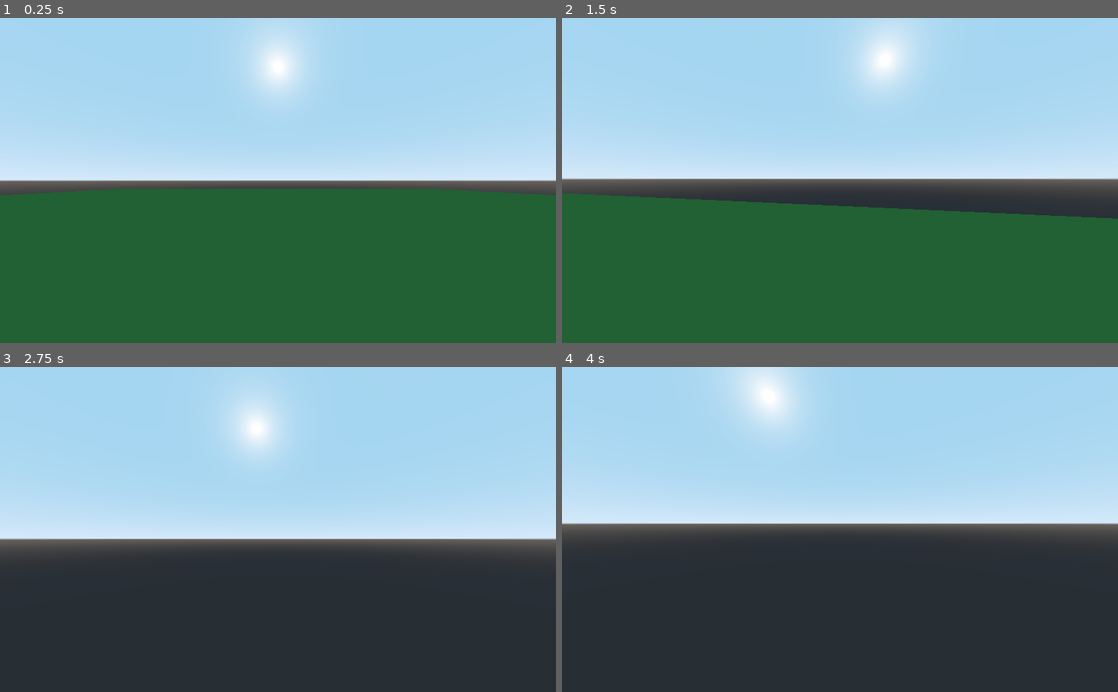
Above: before the commit, frames 1-4 (two rows, left to right).
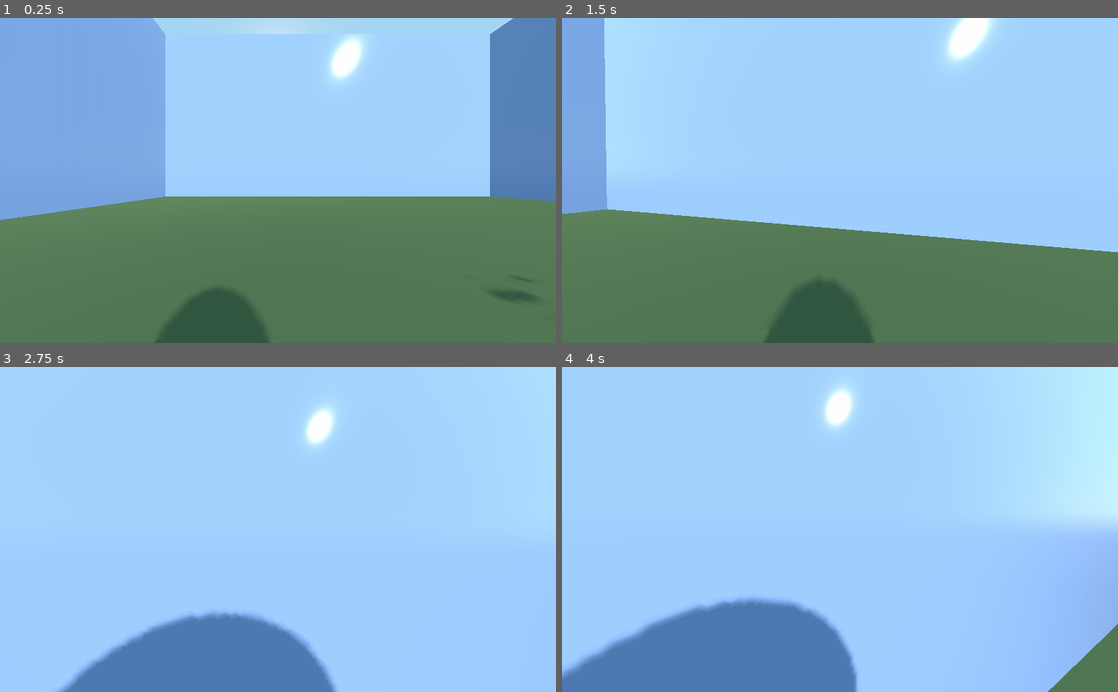
Above: after the commit, the same moments.

Repository: pattlebass/3D-procedural-generation
Game: Godot game, scene res://game.tscn
The game is run twice, just before and just after one commit, with the same random seed, the same clock (stepped at 60 frames per second) and the same inputs.
Inputs (mouse positions are in pixels of both pictures, inside the frame that each line leads up to):
- Up to frame 1 (0.25 s): no input
- Up to frame 2 (1.5 s): tap Enter at 0.5 s; move the mouse to (867, 180) at 0.52 s; hold Shift (run) 0.53-1.28 s; hold W (forward) from 0.53 s (still down); move the mouse to (812, 180) at 1.27 s; tap Shift (run) at 1.35 s
- Up to frame 3 (2.75 s): keep holding W (forward); move the mouse to (289, 523) at 2.02 s; hold Shift (run) from 2.03 s (still down)
- Up to frame 4 (4 s): keep holding W (forward); tap Space (up) at 2.75 s; move the mouse to (834, 536) at 2.77 s; release Shift (run) at 2.78 s; tap Shift (run) at 2.85 s; tap Enter at 3.5 s; move the mouse to (878, 532) at 3.52 s; hold Shift (run) from 3.53 s (still down)

The runs differ from the first frame. In frame 1, 75% of the frame differs, in the area x 0-100%, y 0-100%; in frame 2, 62%; in frame 3, 57%; in frame 4, 62%.

Commit message:
Add files

Diff:
--- a/Procedural generation/assets/player/player.gd
+++ b/Procedural generation/assets/player/player.gd
@@ -12,14 +12,14 @@
 const FLY_ACCEL = 4
 
 #walk
-var gravity = 9.8 * 1
+var gravity = 9.8 * 1.5
 const MAX_SPEED = 20
 const MAX_RUNNING_SPEED = 30
 const ACCEL = 4
 const DEACCEL = 8
 
 #jump
-const JUMP_HEIGHT = 5
+const JUMP_HEIGHT = 8
 
 func _ready():
 	Input.set_mouse_mode(Input.MOUSE_MODE_CAPTURED)
@@ -96,7 +96,8 @@
 	temp_velocity.y = 0
 
 	#apply gravity
-	velocity.y += gravity * get_physics_process_delta_time() * -1
+	if not is_on_floor():
+		velocity.y += gravity * get_physics_process_delta_time() * -1
 
 	var target = direction * speed
 
--- a/Procedural generation/assets/player/player.tscn
+++ b/Procedural generation/assets/player/player.tscn
@@ -13,6 +13,7 @@
 [node name="head" type="Spatial" parent="."]
 
 [node name="Camera" type="Camera" parent="head"]
+transform = Transform( 1, 0, 0, 0, 1, 0, 0, 0, 1, 0, 1.36499, 0 )
 current = true
 fov = 90.0
 far = 200.0
--- /dev/null
+++ b/Procedural generation/assets/shaders/dissolve.tres
@@ -0,0 +1,116 @@
+[gd_resource type="ShaderMaterial" load_steps=11 format=2]
+
+[ext_resource path="res://assets/shaders/new_noisetexture.tres" type="Texture" id=1]
+
+[sub_resource type="VisualShaderNodeInput" id=2]
+input_name = "uv"
+
+[sub_resource type="VisualShaderNodeTexture" id=3]
+texture = ExtResource( 1 )
+texture_type = 2
+
+[sub_resource type="VisualShaderNodeInput" id=4]
+input_name = "time"
+
+[sub_resource type="VisualShaderNodeScalarFunc" id=5]
+function = 0
+
+[sub_resource type="VisualShaderNodeScalarOp" id=6]
+default_input_values = [ 0, 0.0, 1, 2.0 ]
+operator = 3
+
+[sub_resource type="VisualShaderNodeScalarOp" id=7]
+default_input_values = [ 0, 0.0, 1, 0.5 ]
+
+[sub_resource type="VisualShaderNodeScalarOp" id=8]
+output_port_for_preview = 0
+operator = 1
+
+[sub_resource type="VisualShaderNodeScalarFunc" id=9]
+output_port_for_preview = 0
+function = 16
+
+[sub_resource type="VisualShader" id=10]
+code = "shader_type spatial;
+render_mode depth_draw_alpha_prepass, cull_disabled;
+
+uniform sampler2D tex_frg_3 : hint_normal;
+
+
+void vertex() {
+// Output:0
+
+}
+
+void fragment() {
+// Input:2
+	vec3 n_out2p0;
+	n_out2p0 = vec3(UV,0.0);
+
+// Texture:3
+	vec3 n_out3p0;
+	float n_out3p1;
+	vec4 tex_frg_3_read = texture( tex_frg_3 , n_out2p0.xy );
+	n_out3p0 = tex_frg_3_read.rgb;
+	n_out3p1 = tex_frg_3_read.a;
+
+// Input:4
+	float n_out4p0;
+	n_out4p0 = TIME;
+
+// ScalarFunc:5
+	float n_out5p0;
+	n_out5p0 = sin(n_out4p0);
+
+// ScalarOp:6
+	float n_in6p1 = 2.00000;
+	float n_out6p0;
+	n_out6p0 = n_out5p0 / n_in6p1;
+
+// ScalarOp:7
+	float n_in7p1 = 0.50000;
+	float n_out7p0;
+	n_out7p0 = n_out6p0 + n_in7p1;
+
+// ScalarOp:8
+	float n_out8p0;
+	n_out8p0 = dot(n_out3p0,vec3(0.333333,0.333333,0.333333)) - n_out7p0;
+
+// ScalarFunc:9
+	float n_out9p0;
+	n_out9p0 = ceil(n_out8p0);
+
+// Output:0
+	ALPHA = n_out9p0;
+
+}
+
+void light() {
+// Output:0
+
+}
+"
+graph_offset = Vector2( 8, -244 )
+modes/cull = 2
+modes/depth_draw = 3
+nodes/fragment/0/position = Vector2( 1200, -80 )
+nodes/fragment/2/node = SubResource( 2 )
+nodes/fragment/2/position = Vector2( 280, 120 )
+nodes/fragment/3/node = SubResource( 3 )
+nodes/fragment/3/position = Vector2( 460, 40 )
+nodes/fragment/4/node = SubResource( 4 )
+nodes/fragment/4/position = Vector2( 0, 260 )
+nodes/fragment/5/node = SubResource( 5 )
+nodes/fragment/5/position = Vector2( 180, 260 )
+nodes/fragment/6/node = SubResource( 6 )
+nodes/fragment/6/position = Vector2( 380, 260 )
+nodes/fragment/7/node = SubResource( 7 )
+nodes/fragment/7/position = Vector2( 560, 260 )
+nodes/fragment/8/node = SubResource( 8 )
+nodes/fragment/8/position = Vector2( 760, 60 )
+nodes/fragment/9/node = SubResource( 9 )
+nodes/fragment/9/position = Vector2( 940, 120 )
+nodes/fragment/connections = PoolIntArray( 2, 0, 3, 0, 4, 0, 5, 0, 5, 0, 6, 0, 6, 0, 7, 0, 3, 0, 8, 0, 7, 0, 8, 1, 8, 0, 9, 0, 9, 0, 0, 1 )
+
+[resource]
+shader = SubResource( 10 )
--- /dev/null
+++ b/Procedural generation/assets/shaders/new_noisetexture.tres
@@ -0,0 +1,7 @@
+[gd_resource type="NoiseTexture" load_steps=2 format=2]
+
+[sub_resource type="OpenSimplexNoise" id=1]
+
+[resource]
+seamless = true
+noise = SubResource( 1 )
--- a/Procedural generation/game.tscn
+++ b/Procedural generation/game.tscn
@@ -1,29 +1,114 @@
-[gd_scene load_steps=5 format=2]
+[gd_scene load_steps=11 format=2]
 
-[ext_resource path="res://assets/player/player.tscn" type="PackedScene" id=1]
+[ext_resource path="res://assets/shaders/dissolve.tres" type="Material" id=1]
+[ext_resource path="res://assets/player/player.tscn" type="PackedScene" id=2]
 
-[sub_resource type="PlaneMesh" id=1]
+[sub_resource type="CubeMesh" id=1]
+size = Vector3( 4, 2, 2 )
+
+[sub_resource type="BoxShape" id=12]
+extents = Vector3( 2, 1, 1 )
+
+[sub_resource type="PlaneMesh" id=14]
 size = Vector2( 60, 60 )
 
-[sub_resource type="SpatialMaterial" id=2]
-albedo_color = Color( 0.2, 0.462745, 0.196078, 1 )
+[sub_resource type="SpatialMaterial" id=15]
+albedo_color = Color( 0.305882, 0.407843, 0.254902, 1 )
 
-[sub_resource type="BoxShape" id=3]
+[sub_resource type="BoxShape" id=16]
 extents = Vector3( 30, 0.1, 30 )
+
+[sub_resource type="PlaneMesh" id=17]
+size = Vector2( 60, 30 )
+
+[sub_resource type="SpatialMaterial" id=18]
+albedo_color = Color( 0.627451, 0.772549, 1, 1 )
+roughness = 0.1
+
+[sub_resource type="BoxShape" id=19]
+extents = Vector3( 30, 0.1, 15 )
 
 [node name="game" type="Spatial"]
 
+[node name="cube" type="StaticBody" parent="."]
+
+[node name="MeshInstance" type="MeshInstance" parent="cube"]
+transform = Transform( 1, 0, 0, 0, 1, 0, 0, 0, 1, 0, 1.9461, 0 )
+mesh = SubResource( 1 )
+material/0 = ExtResource( 1 )
+
+[node name="CollisionShape" type="CollisionShape" parent="cube"]
+transform = Transform( 1, 0, 0, 0, 1, 0, 0, 0, 1, 0, 1.94335, 0 )
+shape = SubResource( 12 )
+
 [node name="Camera" type="Camera" parent="."]
-transform = Transform( 1, 0, 0, 0, 0.898543, 0.438886, 0, -0.438886, 0.898543, 0, 3.0371, 4.70706 )
+transform = Transform( 1, 0, 0, 0, 0.854359, 0.519683, 0, -0.519683, 0.854359, 0, 6.38288, 8.61741 )
 
-[node name="player" parent="." instance=ExtResource( 1 )]
-transform = Transform( 1, 0, 0, 0, 1, 0, 0, 0, 1, 0, 1.4215, 0 )
+[node name="player" parent="." instance=ExtResource( 2 )]
+transform = Transform( 1, 0, 0, 0, 1, 0, 0, 0, 1, -9.18068, 2.02481, 0.0190163 )
 
-[node name="StaticBody" type="StaticBody" parent="."]
+[node name="floor" type="StaticBody" parent="."]
+editor/display_folded = true
 
-[node name="MeshInstance" type="MeshInstance" parent="StaticBody"]
-mesh = SubResource( 1 )
-material/0 = SubResource( 2 )
+[node name="MeshInstance" type="MeshInstance" parent="floor"]
+mesh = SubResource( 14 )
+material/0 = SubResource( 15 )
 
-[node name="CollisionShape" type="CollisionShape" parent="StaticBody"]
-shape = SubResource( 3 )
+[node name="CollisionShape" type="CollisionShape" parent="floor"]
+shape = SubResource( 16 )
+
+[node name="wall" type="StaticBody" parent="."]
+transform = Transform( 1, 0, 0, 0, 1, 0, 0, 0, 1, 0, 0, -30 )
+
+[node name="MeshInstance" type="MeshInstance" parent="wall"]
+transform = Transform( 1, 0, 0, 0, -4.37114e-008, -1, 0, 1, -4.37114e-008, 0, 15, 0 )
+mesh = SubResource( 17 )
+material/0 = SubResource( 18 )
+
+[node name="CollisionShape" type="CollisionShape" parent="wall"]
+transform = Transform( 1, 0, 0, 0, -4.37114e-008, -1, 0, 1, -4.37114e-008, 0, 15, 0 )
+shape = SubResource( 19 )
+
+[node name="wall2" type="StaticBody" parent="."]
+editor/display_folded = true
+transform = Transform( 1, 0, 0, 0, 1, 0, 0, 0, 1, 0, 0, 30 )
+
+[node name="MeshInstance" type="MeshInstance" parent="wall2"]
+transform = Transform( 1, 0, 0, 0, -4.37114e-008, 1, 0, -1, -4.37114e-008, 0, 15, 0 )
+mesh = SubResource( 17 )
+material/0 = SubResource( 18 )
+
+[node name="CollisionShape" type="CollisionShape" parent="wall2"]
+transform = Transform( 1, 0, 0, 0, -4.37114e-008, -1, 0, 1, -4.37114e-008, 0, 15, 0 )
+shape = SubResource( 19 )
+
+[node name="wall3" type="StaticBody" parent="."]
+editor/display_folded = true
+transform = Transform( -4.37114e-008, 0, 1, 0, 1, 0, -1, 0, -4.37114e-008, -30, 0, 0 )
+
+[node name="MeshInstance" type="MeshInstance" parent="wall3"]
+transform = Transform( 1, 0, 0, 0, -4.37114e-008, -1, 0, 1, -4.37114e-008, 0, 15, 0 )
+mesh = SubResource( 17 )
+material/0 = SubResource( 18 )
+
+[node name="CollisionShape" type="CollisionShape" parent="wall3"]
+transform = Transform( 1, 0, 0, 0, -4.37114e-008, -1, 0, 1, -4.37114e-008, 0, 15, 0 )
+shape = SubResource( 19 )
+
+[node name="wall4" type="StaticBody" parent="."]
+editor/display_folded = true
+transform = Transform( -4.37114e-008, 0, -1, 0, 1, 0, 1, 0, -4.37114e-008, 30, 0, 0 )
+
+[node name="MeshInstance" type="MeshInstance" parent="wall4"]
+transform = Transform( 1, 0, 0, 0, -4.37114e-008, -1, 0, 1, -4.37114e-008, 0, 15, 0 )
+mesh = SubResource( 17 )
+material/0 = SubResource( 18 )
+
+[node name="CollisionShape" type="CollisionShape" parent="wall4"]
+transform = Transform( 1, 0, 0, 0, -4.37114e-008, -1, 0, 1, -4.37114e-008, 0, 15, 0 )
+shape = SubResource( 19 )
+
+[node name="DirectionalLight" type="DirectionalLight" parent="."]
+transform = Transform( 0.923371, -0.217293, 0.316497, 0, 0.824406, 0.566, -0.38391, -0.522627, 0.761232, 2.30995, 6.67054, 6.39986 )
+shadow_enabled = true
+directional_shadow_depth_range = 1
